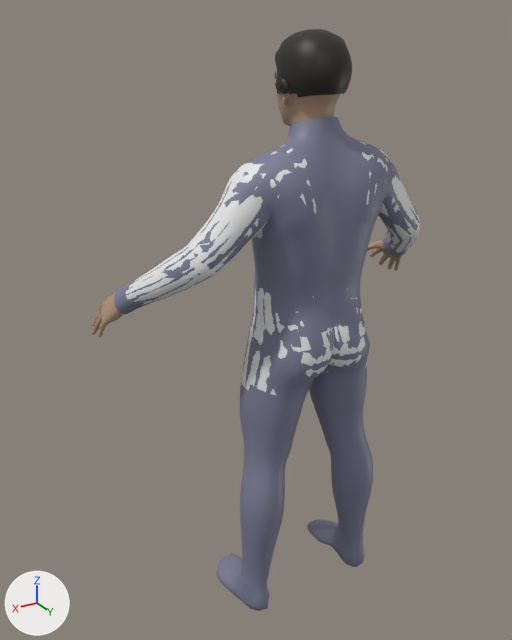
Before and after pictures for a commit that changed the glTF model godot/assets/humans/man_04.glb.
Rendered twice from a 50 mm camera at (1.096, 1.507, 1.747) aimed at (0.076, -0.192, 0.898). Arrows for +X, +Y and +Z are at lower left; the lights stay in place. The older version comes first. Vertices at exactly the same position are counted once.

Before the edit, the objects in view are built like this:
```python
me_base_001 = bpy.data.meshes.new('base.001')
me_base_001.from_pydata(...)  # 2762 vertices, 5380 faces; spans x -0.492..0.492, y -0.204..0.115, z 0.769..1.452
me_base_001.materials.append(mat_top)  # white #e7e7e7
me_base_002 = bpy.data.meshes.new('base.002')
me_base_002.from_pydata(...)  # 2674 vertices, 5300 faces; spans x -0.51..0.51, y -0.25..0.11, z -0.01..1.51
me_base_002.materials.append(mat_lower)  # greyish blue #7c7c95
me_base_003 = bpy.data.meshes.new('base.003')
me_base_003.from_pydata(...)  # 647 vertices, 1148 faces; spans x -0.099..0.099, y -0.124..0.064, z 1.561..1.716
me_base_003.materials.append(mat_hair)  # black #272119
ob_hair = bpy.data.objects.new('hair', me_base_003)
ob_hair.location = (0.0, 0.0, 0.0)
ob_lower = bpy.data.objects.new('lower', me_base_002)
ob_lower.location = (0.0, 0.0, 0.0)
ob_top = bpy.data.objects.new('top', me_base_001)
ob_top.location = (0.0, 0.0, 0.0)
# also in view: 'body' at (0.0, -0.129, 0.848)
```
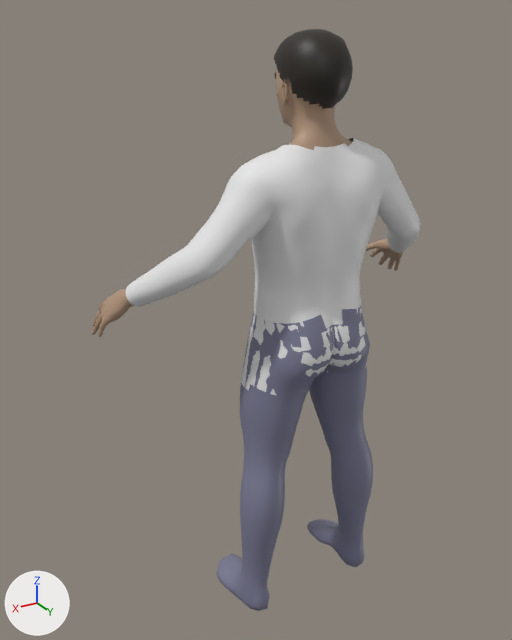
Location of each change, (x1, y1, x2, y2) in pixels of the pictures (512 x 640 px):
'lower', reshaped (49% narrower, 38% shorter): before (114, 117, 420, 611); after (216, 305, 373, 611)
'hair', reshaped (17% taller): before (275, 29, 352, 97); after (274, 29, 353, 109)
part 1 of me_base_003, built on: before (275, 42, 352, 97); after (274, 42, 353, 109)
part 2 of me_base_002, deleted: before (114, 117, 420, 326)
'top', unchanged, uncovered by the edit: before (126, 142, 420, 395); after (126, 138, 420, 395)

Patch to the scene script:
```diff
--- a/godot/assets/humans/man_04.glb.py
+++ b/godot/assets/humans/man_04.glb.py
@@ me_base_003 @@
 # used by ob_hair; location = (0.0, 0.0, 0.0)
-me_base_003.from_pydata(...)  # 647 vertices, 1148 faces; spans x -0.099..0.099, y -0.124..0.064, z 1.561..1.716
+me_base_003.from_pydata(...)  # 321 vertices, 560 faces; spans x -0.091..0.091, y -0.156..0.065, z 1.533..1.716
+# me_base_003 part 1: 6 vertices moved within x -0.083..0.083, y -0.055..0.052, z 1.654..1.657; 598 vertices removed from x -0.099..0.099, y -0.124..0.064, z 1.561..1.698; 272 vertices added at x -0.091..0.091, y -0.156..0.065, z 1.533..1.698
 me_base_003.materials.append(mat_hair)
@@ me_base_002 @@
 # used by ob_lower; location = (0.0, 0.0, 0.0)
-me_base_002.from_pydata(...)  # 2674 vertices, 5300 faces; spans x -0.51..0.51, y -0.25..0.11, z -0.01..1.51
+me_base_002.from_pydata(...)  # 1369 vertices, 2696 faces; spans x -0.25..0.25, y -0.22..0.11, z -0.01..1.01
+# me_base_002 part 2: 1305 vertices removed from x -0.51..0.51, y -0.25..0.1, z 1.0..1.51
 me_base_002.materials.append(mat_lower)
```
